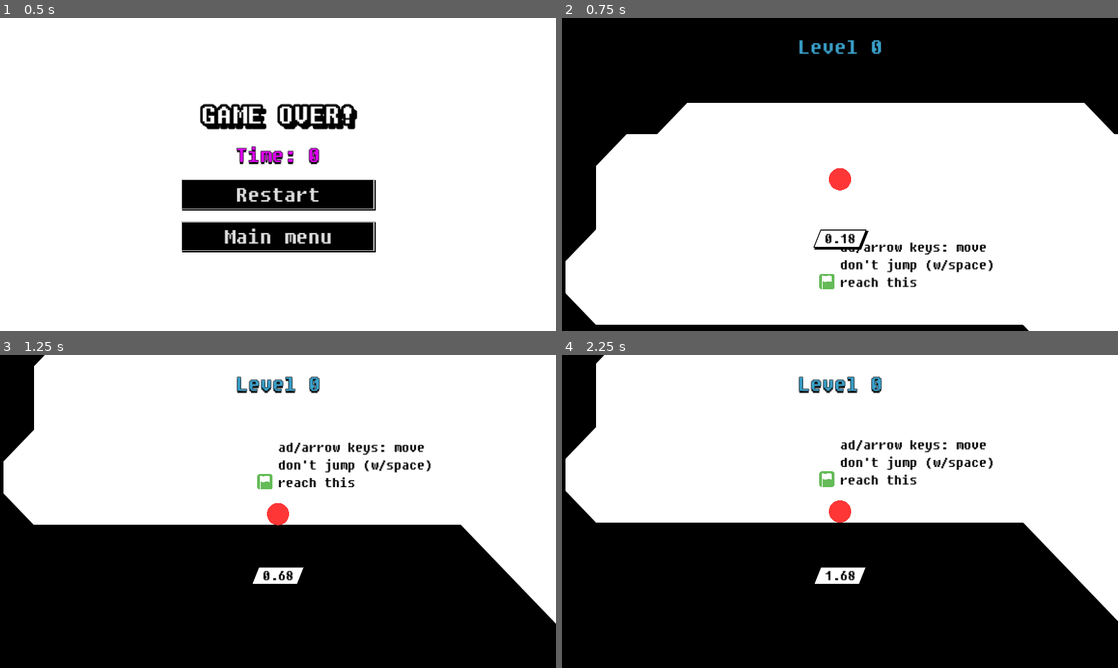
Above: before the commit, frames 1-4 (two rows, left to right).
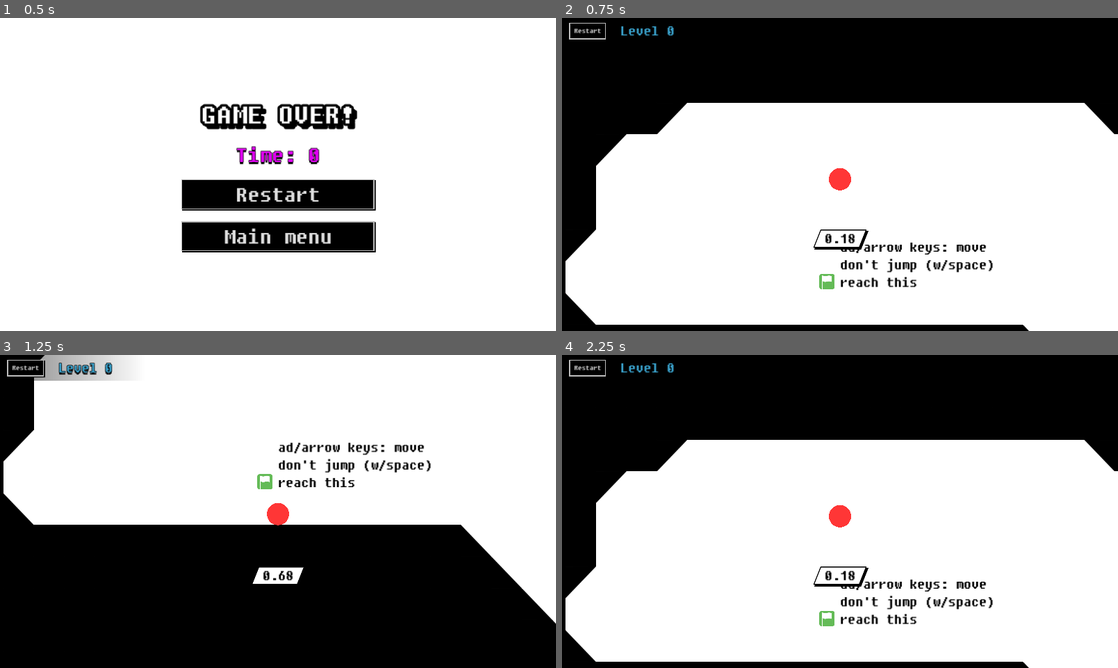
Above: after the commit, the same moments.

Repository: kagamiAL/CALHACKS_2024
Game: Godot game, scene res://scenes/UI/GameOver.tscn
Same seed, same stepped clock (60 frames per second), same inputs: the game is played once before the commit and once after it. This scene is started directly instead of the project's main scene.
Inputs (mouse positions are in pixels of both pictures, inside the frame that each line leads up to):
- Up to frame 1 (0.5 s): no input
- Up to frame 2 (0.75 s): click "Restart" at 0.5 s
- Up to frame 3 (1.25 s): no input
- Up to frame 4 (2.25 s): click (589, 367) at 1.25 s, where only the run after the commit has a clickable "Restart"; click (589, 367) at 2 s, where only the run after the commit has a clickable "Restart"

Frame 1 is identical in both runs. In frame 2, 0.5% of the frame differs, in the area x 1-58%, y 1-12%; in frame 3, 1.8%; in frame 4, 70%, in the area x 0-100%, y 0-100%.

Commit message:
Add reset button in game

Diff:
--- a/scenes/UI/GameOver.gd
+++ b/scenes/UI/GameOver.gd
@@ -1,6 +1,4 @@
 extends Control
-
-@onready var switch_scene = get_node("/root/SceneSwitch")
 
 @onready var time_label: Label = $CanvasLayer/VBoxContainer/Time as Label
 
@@ -11,8 +9,8 @@
 	time_label.text = "Time: " + str(player_time)
 
 func _on_main_menu_pressed():
-	switch_scene.goto_scene("res://scenes/Main/Main.tscn")
+	get_node("/root/SceneSwitch").goto_scene("res://scenes/Main/Main.tscn")
 
 
 func _on_restart_pressed():
-	switch_scene.goto_scene("res://scenes/Main/Game.tscn")
+	get_node("/root/SceneSwitch").goto_scene("res://scenes/Main/Game.tscn")
--- a/scenes/UI/LevelIndicator.gd
+++ b/scenes/UI/LevelIndicator.gd
@@ -9,3 +9,6 @@
 
 func change_indicated_level(new_level: int):
 	level.text = "Level " + str(new_level)
+
+func _on_restart_pressed():
+	get_node("/root/SceneSwitch").goto_scene("res://scenes/Main/Game.tscn")
--- a/scenes/UI/LevelIndicator.tscn
+++ b/scenes/UI/LevelIndicator.tscn
@@ -1,6 +1,20 @@
-[gd_scene load_steps=2 format=3 uid="uid://c68igqu6e4wp6"]
+[gd_scene load_steps=5 format=3 uid="uid://c68igqu6e4wp6"]
 
 [ext_resource type="Script" path="res://scenes/UI/LevelIndicator.gd" id="1_ogqmj"]
+
+[sub_resource type="Gradient" id="Gradient_0xtuv"]
+offsets = PackedFloat32Array(0, 0.262626)
+colors = PackedColorArray(0, 0, 0, 0.501961, 0, 0, 0, 0)
+
+[sub_resource type="GradientTexture1D" id="GradientTexture1D_gqxkh"]
+gradient = SubResource("Gradient_0xtuv")
+
+[sub_resource type="StyleBoxTexture" id="StyleBoxTexture_u460k"]
+content_margin_left = 15.0
+content_margin_top = 10.0
+content_margin_right = 15.0
+content_margin_bottom = 10.0
+texture = SubResource("GradientTexture1D_gqxkh")
 
 [node name="LevelIndicator" type="Control"]
 layout_mode = 3
@@ -12,17 +26,22 @@
 
 [node name="CanvasLayer" type="CanvasLayer" parent="."]
 
-[node name="VBoxContainer" type="VBoxContainer" parent="CanvasLayer"]
-anchors_preset = 5
-anchor_left = 0.5
-anchor_right = 0.5
-offset_left = -80.0
-offset_top = 33.0
-offset_right = 80.0
-offset_bottom = 74.0
+[node name="PanelContainer" type="PanelContainer" parent="CanvasLayer"]
+anchors_preset = 10
+anchor_right = 1.0
+offset_bottom = 51.0
 grow_horizontal = 2
+theme_override_styles/panel = SubResource("StyleBoxTexture_u460k")
 
-[node name="Level" type="Label" parent="CanvasLayer/VBoxContainer"]
+[node name="HBoxContainer" type="HBoxContainer" parent="CanvasLayer/PanelContainer"]
+layout_mode = 2
+theme_override_constants/separation = 30
+
+[node name="Restart" type="Button" parent="CanvasLayer/PanelContainer/HBoxContainer"]
+layout_mode = 2
+text = "Restart"
+
+[node name="Level" type="Label" parent="CanvasLayer/PanelContainer/HBoxContainer"]
 unique_name_in_owner = true
 layout_mode = 2
 theme_override_colors/font_color = Color(0.223529, 0.627451, 0.792157, 1)
@@ -31,6 +50,8 @@
 theme_override_constants/shadow_offset_x = 0
 theme_override_constants/shadow_offset_y = 4
 theme_override_constants/outline_size = 4
-theme_override_font_sizes/font_size = 50
+theme_override_font_sizes/font_size = 32
 text = "Level 0
 "
+
+[connection signal="pressed" from="CanvasLayer/PanelContainer/HBoxContainer/Restart" to="." method="_on_restart_pressed"]
